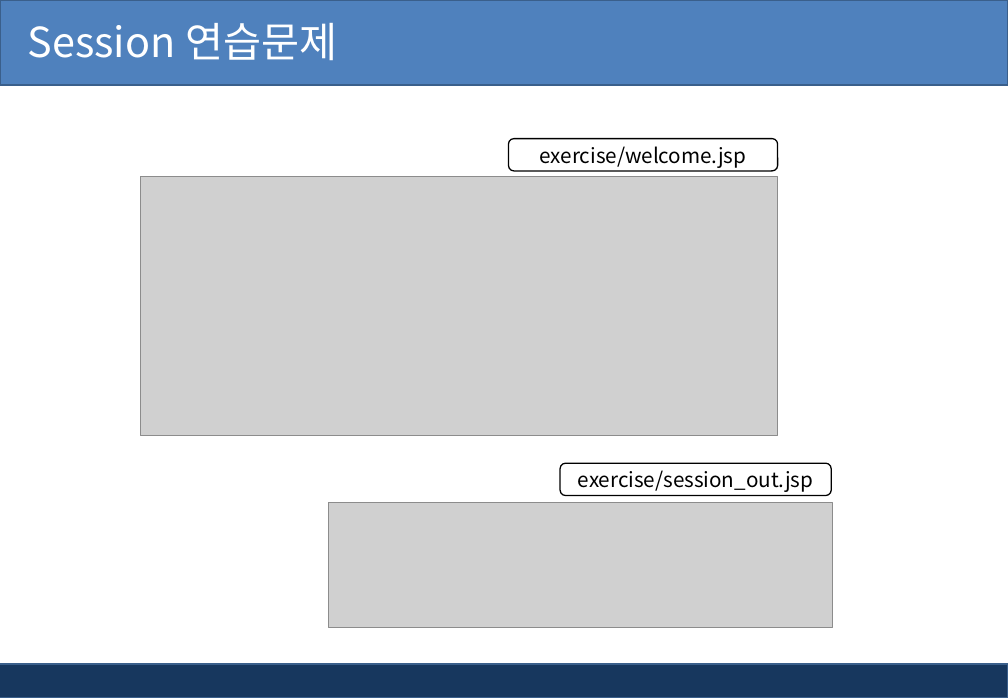
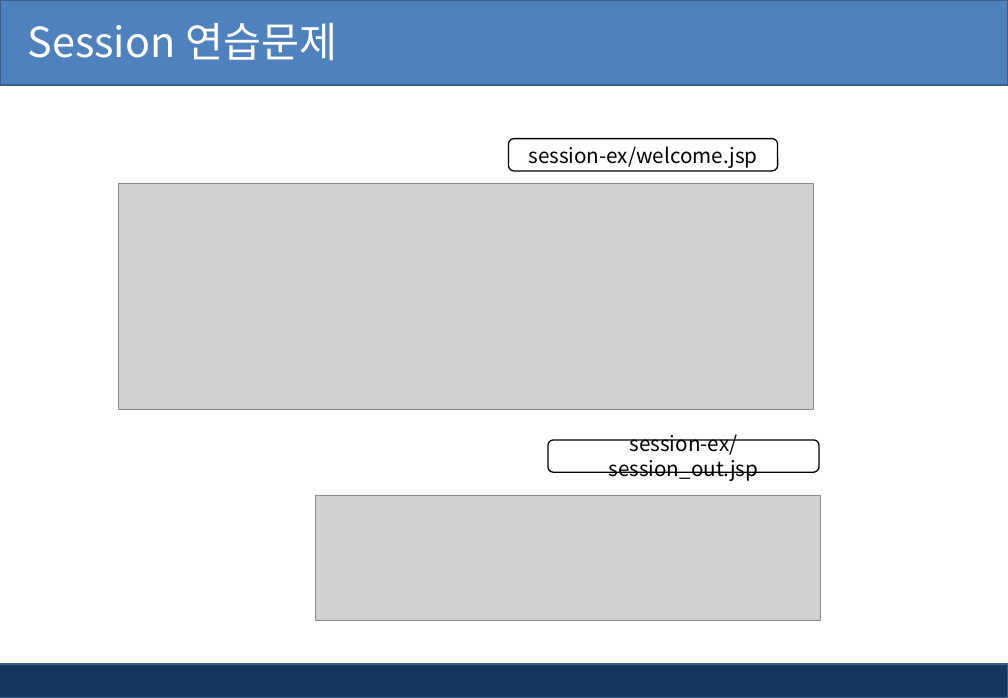
Before and after one commit to pshho/ngreen_project, a slide deck: slide 22 of jspWorks/자료/jsp_ppt/5장. jsp 세션과 쿠키.pptx (slide 21 before the commit). Drawn at 1008x698 pixels with LibreOffice and Linux fonts; fonts in the diff are those of the drawing; grey boxes stand for pictures; background and template pictures are left out. Boxes give left, top, right and bottom in pixels: in the first picture for what was removed or moved away, otherwise in the second. Text is boxed around its words. In the diff, an @@ line names an element or a change of style, - is before the commit and + after.

```diff
--- a/jspWorks/자료/jsp_ppt/5장. jsp 세션과 쿠키.pptx
+++ b/jspWorks/자료/jsp_ppt/5장. jsp 세션과 쿠키.pptx
@@ text in rounded rectangle at [528,146,757,168]: text changed @@
-exercise/welcome.jsp
+session-ex/welcome.jsp
@@ picture: place and size @@
-picture at [141,177,778,436]
+picture at [119,183,814,410]
@@ rounded rectangle "session-ex/session_out.jsp": place and size @@
-rounded rectangle "session-ex/session_out.jsp" at [560,464,831,496]
+rounded rectangle "session-ex/session_out.jsp" at [548,440,819,473]
@@ text in rounded rectangle at [608,434,758,481]: text changed @@
-exercise/session_out.jsp
+session-ex/session_out.jsp
@@ picture: place and size @@
-picture at [329,503,834,627]
+picture at [316,495,821,620]
```
Also in this commit, not shown: 4 other slides changed, 1 slide added, 45 other files.
